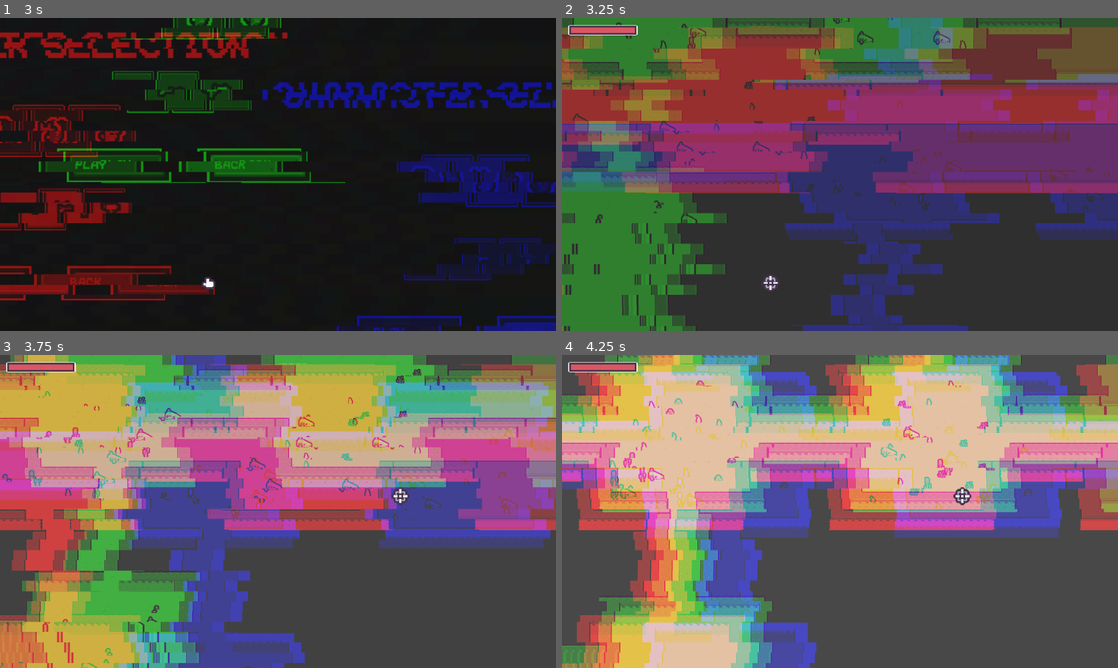
Above: before the commit, frames 1-4 (two rows, left to right).
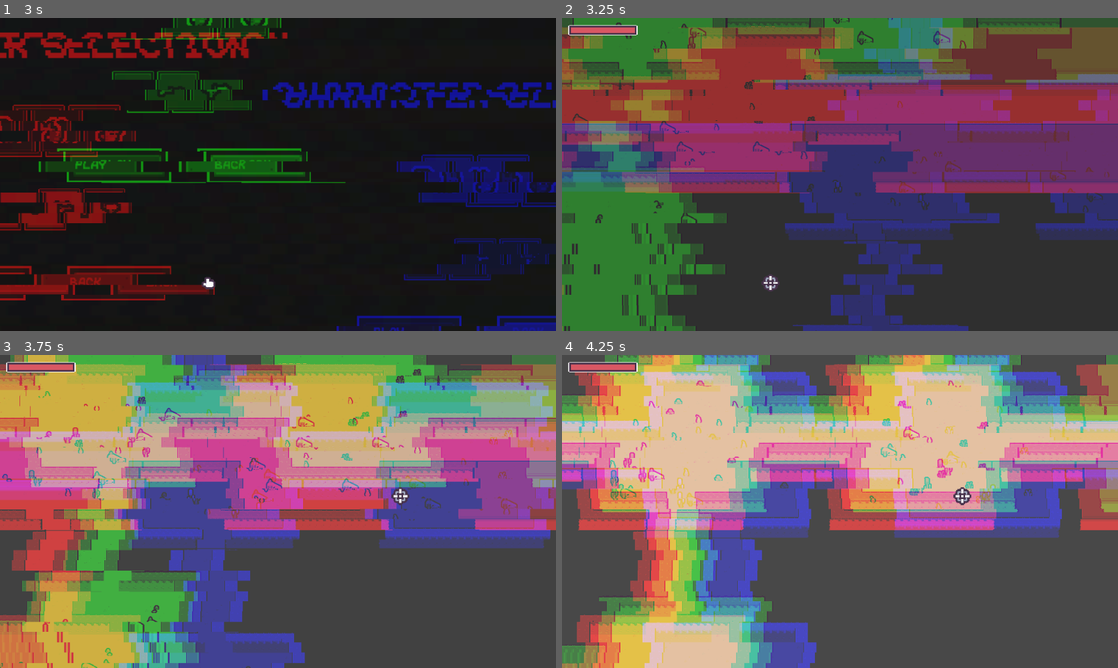
Above: after the commit, the same moments.

Repository: Caio-de-Souza-Marinho/gamejam-42
Game: Godot game, scene res://Scenes/UI/main_menu.tscn
The game is run twice, just before and just after one commit, with the same random seed, the same clock (stepped at 60 frames per second) and the same inputs.
Inputs (mouse positions are in pixels of both pictures, inside the frame that each line leads up to):
- Up to frame 1 (3 s): click "PLAY" at 0.5 s; click "PLAY" at 1.25 s; click "PLAY" at 2 s; click "PLAY" at 2.75 s
- Up to frame 2 (3.25 s): no input
- Up to frame 3 (3.75 s): tap Enter (ui_accept) at 3.5 s; move the mouse to (400, 495) at 3.52 s; hold D (move_right) from 3.53 s (still down)
- Up to frame 4 (4.25 s): keep holding D (move_right); tap Enter (ui_accept) at 3.77 s

Frame 1 is identical in both runs. In frame 2, less than 0.1% of the frame differs, in the area x 1-91%, y 20-72%; in frame 3, 0.1%; in frame 4, 0.2%, in the area x 2-98%, y 19-59%.
Error in both runs: Invalid access to property or key 'id' on a base object of type 'Nil'. (res://Autoloads/global.gd:20)

Commit message:
fix doors

Diff:
--- a/Scenes/Levels/level_01_h_corridor.tscn
+++ b/Scenes/Levels/level_01_h_corridor.tscn
@@ -3,5 +3,5 @@
 [ext_resource type="TileSet" uid="uid://chjh6xqdlqlpn" path="res://Extra/level_01_tileset.tres" id="1_nrcr2"]
 
 [node name="HCorridor" type="TileMapLayer" unique_id=22996725]
-tile_map_data = PackedByteArray("AAAAAP//AAALAAMAAAABAP//AAA …(1856 unchanged characters)… BAAMAAAAFAAQAAAACAAMAAAD6/wQAAAAAAAMAAAAGAP7/AAAKAAMAAAAGAP//AAAKAAMAAAAGAAAAAAALAAMAAAAGAAEAAAAKAAMAAAD5//7/AAAKAAMAAAD5////AAALAAMAAAD5/wAAAAAKAAMAAAD5/wEAAAALAAMAAAA=")
+tile_map_data = PackedByteArray("AAAAAP//AAALAAMAAAABAP//AAA …(1856 unchanged characters)… BAAMAAAAFAAQAAAACAAMAAAD6/wQAAAAAAAMAAAA=")
 tile_set = ExtResource("1_nrcr2")
--- a/Scenes/Levels/level_01_v_corridor.tscn
+++ b/Scenes/Levels/level_01_v_corridor.tscn
@@ -3,5 +3,5 @@
 [ext_resource type="TileSet" uid="uid://chjh6xqdlqlpn" path="res://Extra/level_01_tileset.tres" id="1_0e71c"]
 
 [node name="VCorridor" type="TileMapLayer" unique_id=330212913]
-tile_map_data = PackedByteArray("AAD+////AAAKAAMAAAD/////AAA …(1471 unchanged characters)… ACAAEAAAADAAQAAAACAAEAAAADAAUAAAACAAEAAAD+/wYAAAAKAAMAAAD//wYAAAALAAMAAAAAAAYAAAAKAAMAAAABAAYAAAAKAAMAAAD+//n/AAALAAMAAAD///n/AAAKAAMAAAAAAPn/AAALAAMAAAABAPn/AAAKAAMAAAA=")
+tile_map_data = PackedByteArray("AAD+////AAAKAAMAAAD/////AAA …(1471 unchanged characters)… ACAAEAAAADAAQAAAACAAEAAAADAAUAAAACAAEAAAA=")
 tile_set = ExtResource("1_0e71c")
